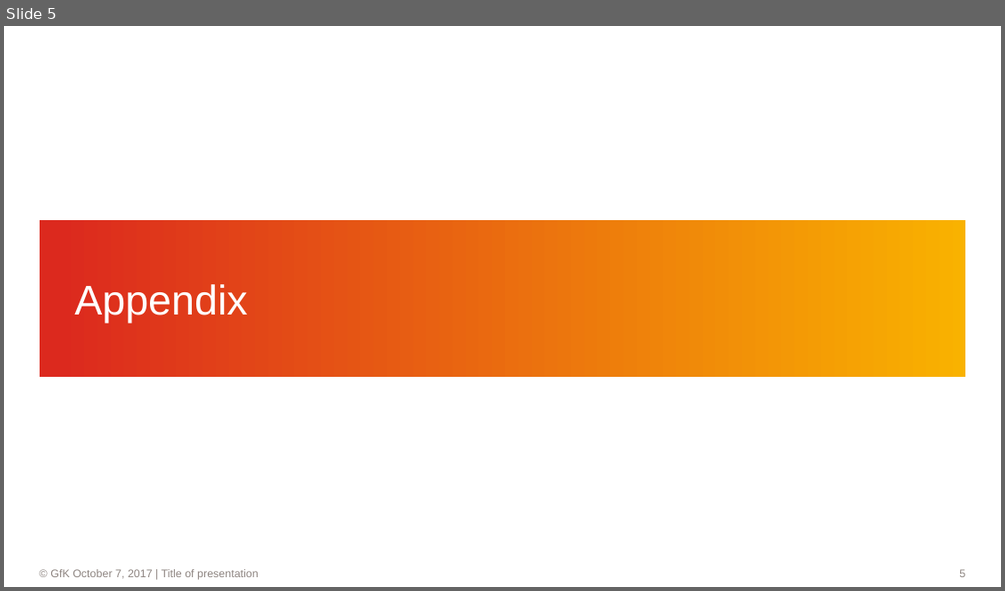
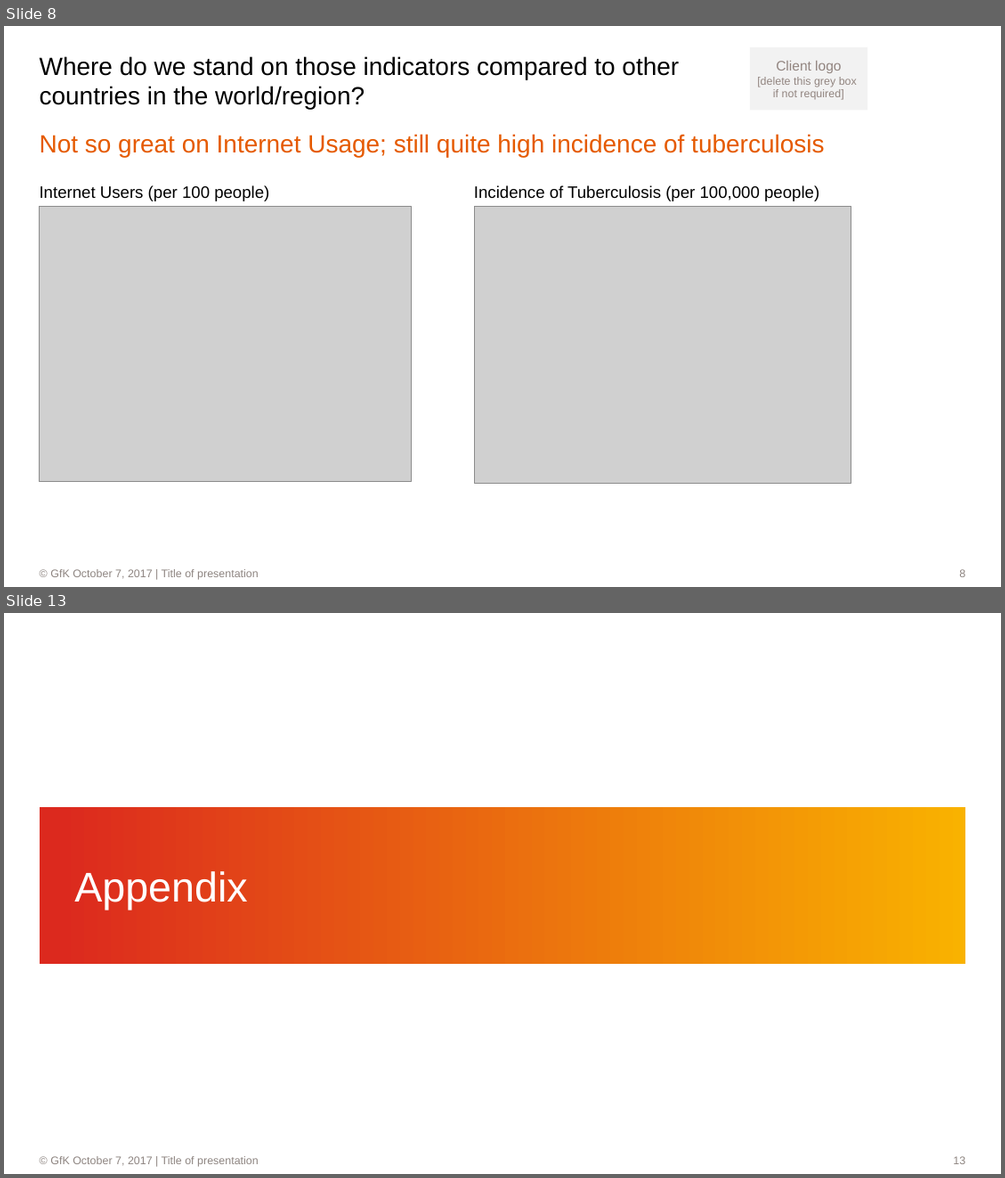
Before and after one commit to dl7631/Predict_World_Happiness, a slide deck: World Happiness.pptx. Shown one above the other, each under a label of ours: slide 5 before the commit, slides 8 and 13 after it; the slides between them are not shown. The pictures are 1005x591 and 1005x1178 pixels, drawn with LibreOffice and Linux fonts; fonts in the diff are those of the drawing; grey boxes stand for pictures; background and template pictures are left out. Boxes give left, top, right and bottom in pixels: in the first picture for what was removed or moved away, otherwise in the second. Text is boxed around its words. In the diff, an @@ line names an element or a change of style, - is before the commit and + after.

```diff
--- a/World Happiness.pptx
+++ b/World Happiness.pptx
@@ slide 8 added at bbox=[4, 26, 1001, 587], background #FFFFFF; not listed: 2 template elements that a slide beside it also shows @@
@@ rectangle added at bbox=[750, 47, 867, 110], fill #F2F2F2, 8 pt, text #928580 @@
+Client logo
+[delete this grey box
+if not required]
@@ title added at bbox=[40, 56, 679, 110], 18 pt, text #000000 @@
+Where do we stand on those indicators compared to other countries in the world/region?
@@ text added at bbox=[40, 134, 824, 157], 18 pt, text #E55A00 @@
+Not so great on Internet Usage; still quite high incidence of tuberculosis
@@ text added at bbox=[40, 185, 269, 201], 12 pt, text #000000 @@
+Internet Users (per 100 people)
@@ text added at bbox=[474, 185, 819, 201], 12 pt, text #000000 @@
+Incidence of Tuberculosis (per 100,000 people)
@@ picture added at bbox=[39, 207, 411, 482] @@
@@ picture added at bbox=[475, 207, 851, 483] @@
@@ what was slide 5 is now slide 13 @@
@@ page number at bbox=[953, 1156, 965, 1164]: text changed @@
-5
+13
```
Also in this commit, not shown: 11 other slides added, 4 slides removed, 2 other files.
